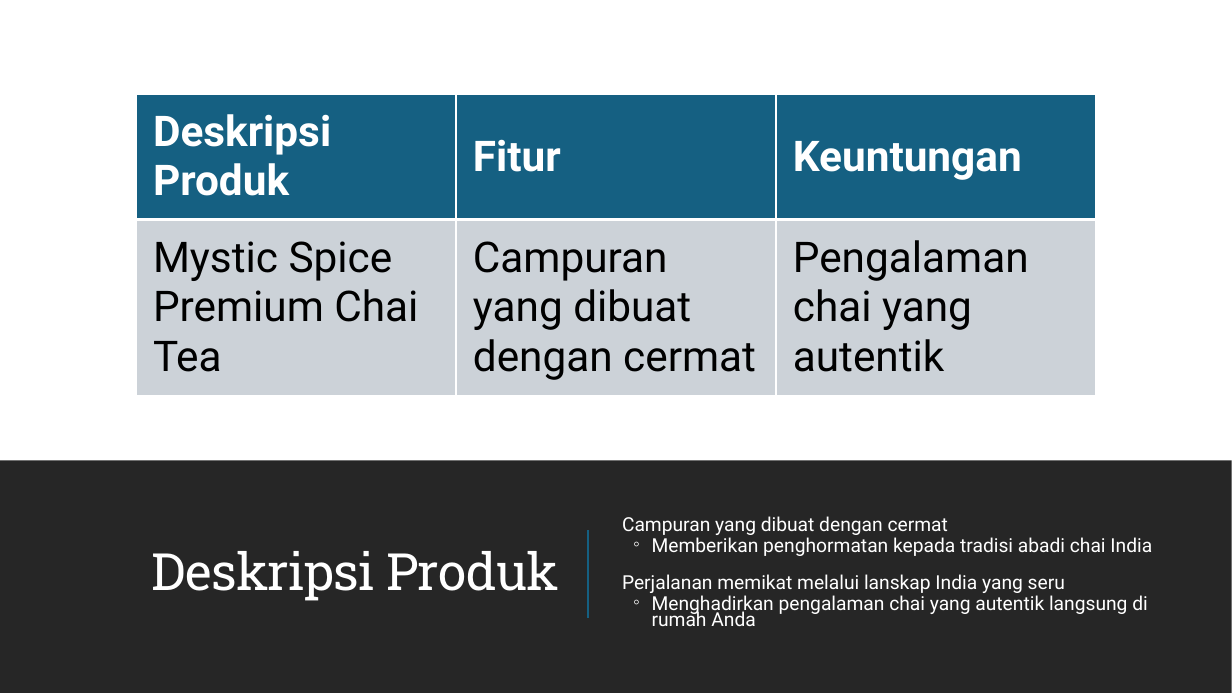
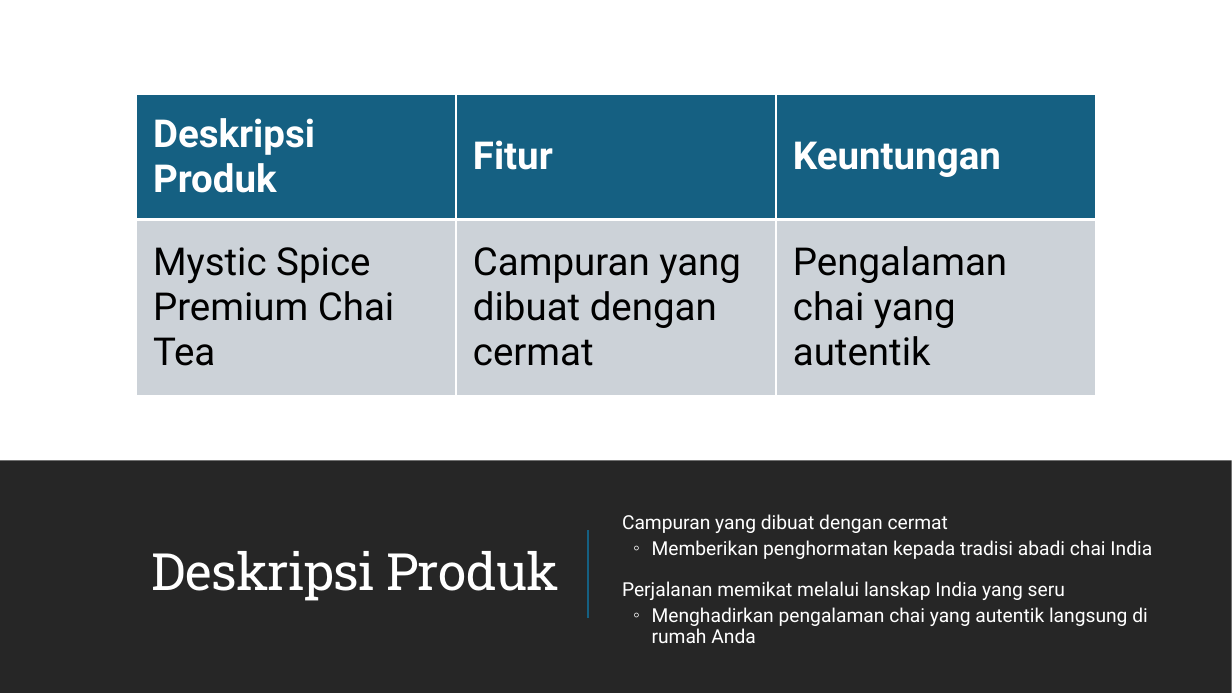
Before and after one commit to MicrosoftLearning/MS-4004-Empower-workforce-copilot-use-cases.id-id, a slide deck: slide 4 of ResourceFiles/Mystic Spice Premium Chai Market Analysis Presentation.pptx. Drawn at 1232x693 pixels with LibreOffice and Linux fonts; fonts in the diff are those of the drawing. Boxes give left, top, right and bottom in pixels: in the first picture for what was removed or moved away, otherwise in the second. Text is boxed around its words. In the diff, an @@ line names an element or a change of style, - is before the commit and + after.

```diff
--- a/ResourceFiles/Mystic Spice Premium Chai Market Analysis Presentation.pptx
+++ b/ResourceFiles/Mystic Spice Premium Chai Market Analysis Presentation.pptx
@@ table at [136, 94, 1095, 396] @@
@@ size 33 to 30 pt @@
@@ text "Campuran yang dibuat dengan cermat" at [622, 514, 1152, 643]: line spacing 0.7 to 0.9 @@
```
Also in this commit, not shown: 7 other slides changed, 37 other files.
